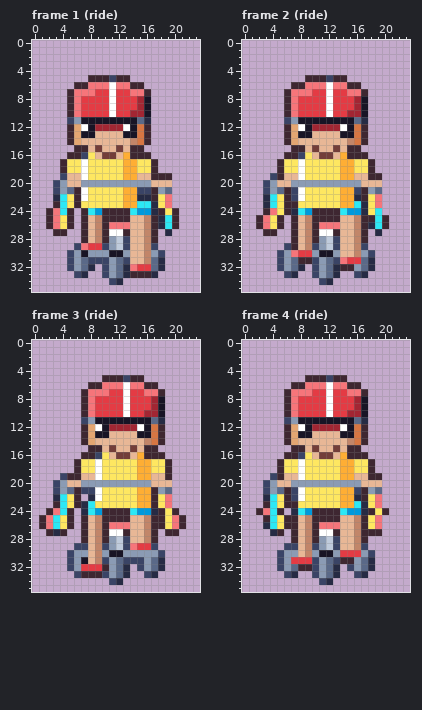
A pixel-art file gets an edit: art/depths/kid-on-bike@50.aseprite. Above, as it was before the edit.
24x36 pixels, 4 frames. Shown: frame 1 (ride), frame 2 (ride), frame 3 (ride), frame 4 (ride). The old version is drawn lined up with the new one.
New version:
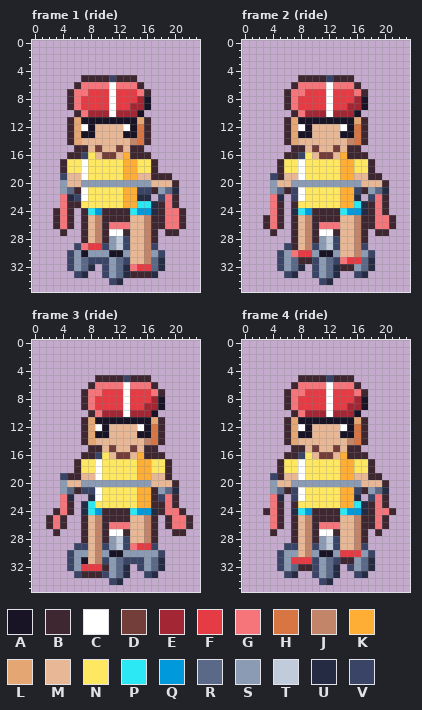
Palette (. is transparent): A #181425  B #3e2731  C #ffffff  D #733e39  E #a22633  F #e43b44  G #f6757a  H #d77643  J #c28569  K #feae34  L #e4a672  M #e8b796  N #fee761  P #2ce8f5  Q #0099db  R #5a6988  S #8b9bb4  T #c0cbdc  U #262b44  V #3a4466
Difference:
whole drawing moved by -1,+0 (the old picture is shown already moved)
--- frame 1 (ride)
@@ x 3..18 @@
  4 ................
- 5 .....BBBVBB.....
- 6 ...BBGGGCGGBB...
- 7 ..BGGGFFCFFGGB..
+ 5 ....BBBBVBBB....
+ 6 ...BGGGGCGGGB...
+ 7 ..BGGFFFCFFFGB..
  8 ..BGFFFFCFFFEA..
- 9 ..BGFFFFCFFFEA..
-10 ..BGFFFFCFFEEA..
-11 ..VSAAAAAAAARU..
-12 ..BLCAEEEECAHB..
+ 9 ..BGFFFFCFFEEA..
+10 ...BGEEECEEEA...
+11 ..BLAAAAAAAALB..
+12 ..BLCAMMMMCAHB..
 13 ..BLAAMMMMAAHB..
@@ x 0..23 @@
 19 ....VMMCNNNNNKKMMBBB....
-20 ...VSMMSSSSSSSSSSMMM....
-21 ...VSRBCNNNNNKKVVBSR....
-22 ...UPNBCNNNNNKKUUBNG....
-23 ...BPNBNNNNNNKKPPUNG....
-24 ..BGPB.BPQBBBBPQQUBNB...
-25 ..BGNB.BMJBBBBMMJBUPB...
-26 ..BGNB.BMJBGGGMMJBUPB...
-27 ...BB..BMJBCCBMMJB.U....
+20 ....SMMSSSSSSSSSSMMMB...
+21 ....SRBCNNNNNKKVVBSRU...
+22 ....GUVCNNNNNKKUU.VGB...
+23 ....GBBNNNNNNKKPPUBGB...
+24 ...BGB.BPQBBBBPQQUBGGB..
+25 ...BGB.BMJBBBBMMJBBGGB..
+26 ...BGB.BMJBGGGMMJBBGGB..
+27 ....B..BMJBCCBMMJB.BB...
 28 .......BMJBSTVMMJB......
--- frame 2 (ride)
@@ x 4..19 @@
  4 ................
- 5 .....BBBVBB.....
- 6 ...BBGGGCGGBB...
- 7 ..BGGGFFCFFGGB..
+ 5 ....BBBBVBBB....
+ 6 ...BGGGGCGGGB...
+ 7 ..BGGFFFCFFFGB..
  8 ..BGFFFFCFFFEA..
- 9 ..BGFFFFCFFFEA..
-10 ..BGFFFFCFFEEA..
-11 ..VSAAAAAAAARU..
-12 ..BLCAEEEECAHB..
+ 9 ..BGFFFFCFFEEA..
+10 ...BGEEECEEEA...
+11 ..BLAAAAAAAALB..
+12 ..BLCAMMMMCAHB..
 13 ..BLAAMMMMAAHB..
@@ x 0..23 @@
 19 ....VBMMCNNNNNKKMMBB....
-20 ...VSMMSSSSSSSSSSMMM....
-21 ...VSRBVCNNNNNKKVBSR....
-22 ...UPNBVCNNNNNKKUBNG....
-23 ...UPNBBNNNNNNKKPUNG....
-24 ...BGNBUPQBBBBPQQUNP....
-25 ..BGNB.BMJBBBBMMJBBPB...
-26 ..BGNB.BMJBGGGMMJBUPB...
-27 ...BB..BMJBCCBMMJB.U....
+20 ....SMMSSSSSSSSSSMMMB...
+21 ....SRBVCNNNNNKKVBSRU...
+22 ....GU.VCNNNNNKKU.VGB...
+23 ....GB.BNNNNNNKKPUBGB...
+24 ....GB.UPQBBBBPQQUBGB...
+25 ...BGB.BMJBBBBMMJBBGGB..
+26 ...BGB.BMJBGGGMMJBBGGB..
+27 ....B..BMJBCCBMMJB.BB...
 28 .......BMJBSTVMMJB......
--- frame 3 (ride)
@@ x 5..20 @@
  4 ................
- 5 .....BBBVBB.....
- 6 ...BBGGGCGGBB...
- 7 ..BGGGFFCFFGGB..
+ 5 ....BBBBVBBB....
+ 6 ...BGGGGCGGGB...
+ 7 ..BGGFFFCFFFGB..
  8 ..BGFFFFCFFFEA..
- 9 ..BGFFFFCFFFEA..
-10 ..BGFFFFCFFEEA..
-11 ..VSAAAAAAAARU..
-12 ..BLCAEEEECAHB..
+ 9 ..BGFFFFCFFEEA..
+10 ...BGEEECEEEA...
+11 ..BLAAAAAAAALB..
+12 ..BLCAMMMMCAHB..
 13 ..BLAAMMMMAAHB..
@@ x 0..23 @@
 19 ....VBBMMCNNNNNKKMMB....
-20 ...VSMMSSSSSSSSSSMMM....
-21 ...VSRBVVCNNNNNKKBSR....
-22 ...UPNB.UCNNNNNKKBNG....
-23 ...BPNBUPNNNNNNKKBNG....
-24 ..BGPB.UPQBBBBPQQUBNB...
-25 .BGPNB.BMJBBBBMMJBBNGB..
-26 .BGPNB.BMJBGGGMMJBBNGB..
-27 ..BUB..BMJBCCBMMJB.BB...
+20 ....SMMSSSSSSSSSSMMMB...
+21 ....SRBVVCNNNNNKKBSRU...
+22 ....GU..UCNNNNNKKBVGB...
+23 ....GB.UPNNNNNNKKBBGB...
+24 ...BGB.UPQBBBBPQQUBGGB..
+25 ..BGB..BMJBBBBMMJB.BGGB.
+26 ..BGB..BMJBGGGMMJB.BGGB.
+27 ...B...BMJBCCBMMJB..BB..
 28 .......BMJBSTVMMJB......
--- frame 4 (ride)
@@ x 4..19 @@
  4 ................
- 5 .....BBBVBB.....
- 6 ...BBGGGCGGBB...
- 7 ..BGGGFFCFFGGB..
+ 5 ....BBBBVBBB....
+ 6 ...BGGGGCGGGB...
+ 7 ..BGGFFFCFFFGB..
  8 ..BGFFFFCFFFEA..
- 9 ..BGFFFFCFFFEA..
-10 ..BGFFFFCFFEEA..
-11 ..VSAAAAAAAARU..
-12 ..BLCAEEEECAHB..
+ 9 ..BGFFFFCFFEEA..
+10 ...BGEEECEEEA...
+11 ..BLAAAAAAAALB..
+12 ..BLCAMMMMCAHB..
 13 ..BLAAMMMMAAHB..
@@ x 0..23 @@
 19 ....VBMMCNNNNNKKMMBB....
-20 ...VSMMSSSSSSSSSSMMM....
-21 ...VSRBVCNNNNNKKVBSR....
-22 ...UPNBVCNNNNNKKUBNG....
-23 ...BPNBBNNNNNNKKPUNG....
-24 ..BGPB.UPQBBBBPQQUBNB...
-25 ...BPNBBMJBBBBMMJBNG....
-26 ...UPNBBMJBGGGMMJBNG....
-27 ....UB.BMJBCCBMMJBBB....
+20 ....SMMSSSSSSSSSSMMMB...
+21 ....SRBVCNNNNNKKVBSRU...
+22 ....GU.VCNNNNNKKU.VGB...
+23 ....GB.BNNNNNNKKPUBGB...
+24 ...BGB.UPQBBBBPQQUBGGB..
+25 ....GB.BMJBBBBMMJBBGB...
+26 ....GB.BMJBGGGMMJBBGB...
+27 ....B..BMJBCCBMMJB.B....
 28 .......BMJBSTVMMJB......
